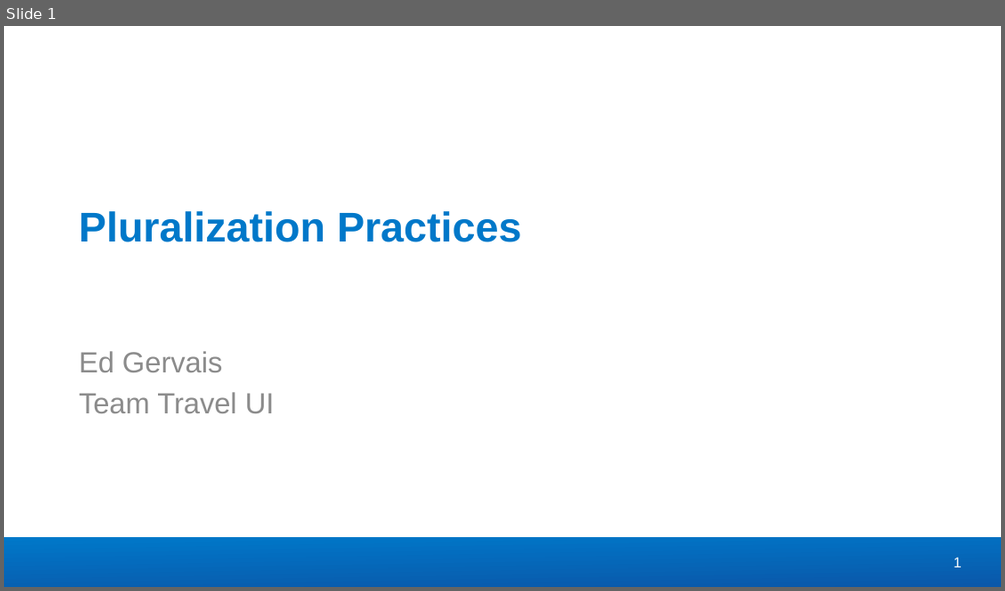
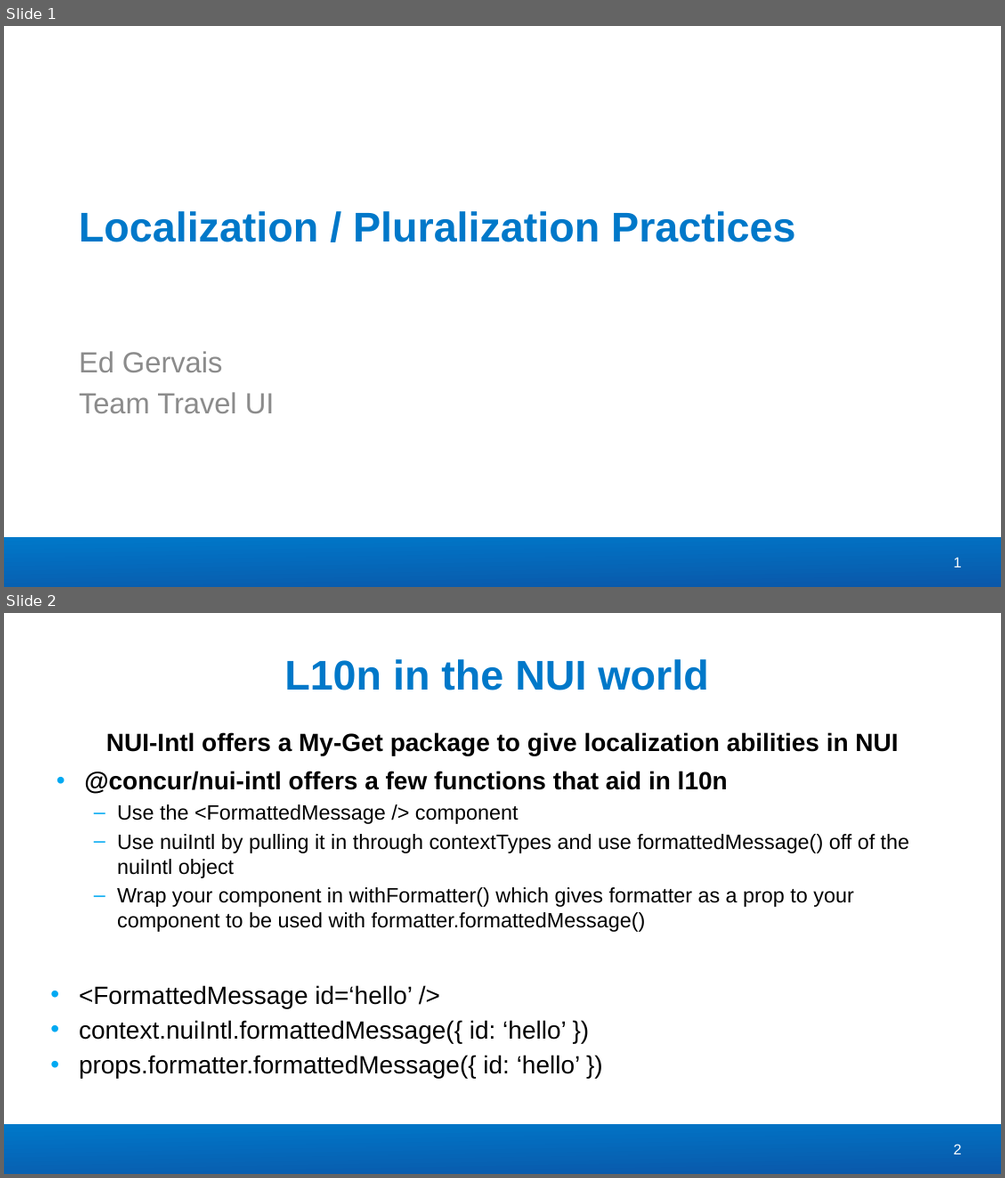
Before and after one commit to concur/react-concur, a slide deck: pluralization-localization/pluralization-practices.pptx. Shown one above the other, each under a label of ours: slide 1 before the commit, slides 1 and 2 after it. The pictures are 1005x591 and 1005x1178 pixels, drawn with LibreOffice and Linux fonts; fonts in the diff are those of the drawing; background and template pictures are left out. Boxes give left, top, right and bottom in pixels: in the first picture for what was removed or moved away, otherwise in the second. Text is boxed around its words. In the diff, an @@ line names an element or a change of style, - is before the commit and + after.

Commit message:
added slides for localization

```diff
--- a/pluralization-localization/pluralization-practices.pptx
+++ b/pluralization-localization/pluralization-practices.pptx
@@ slide 2 added at (x1=4, y1=613, x2=1001, y2=1174), background #FFFFFF; not listed: 2 template elements that a slide beside it also shows @@
@@ title added at (x1=284, y1=659, x2=708, y2=690), 40 pt, text #0078C9, bold @@
+L10n in the NUI world
@@ text added at (x1=106, y1=732, x2=898, y2=755), 24 pt, text #000000, bold @@
+NUI-Intl offers a My-Get package to give localization abilities in NUI
@@ text added at (x1=84, y1=771, x2=909, y2=932), 20 pt, text #000000 @@
+• @concur/nui-intl offers a few functions that aid in l10n
+  – Use the <FormattedMessage /> component
+  – Use nuiIntl by pulling it in through contextTypes and use formattedMessage() off of the nuiIntl object
+  – Wrap your component in withFormatter() which gives formatter as a prop to your component to be used with formatter.formattedMessage()
@@ text added at (x1=79, y1=985, x2=581, y2=1078), 24 pt, text #000000 @@
+• <FormattedMessage id=‘hello’ />
+• context.nuiIntl.formattedMessage({ id: ‘hello’ })
+• props.formatter.formattedMessage({ id: ‘hello’ })
@@ slide 1 changed as well @@
@@ title at (x1=79, y1=211, x2=795, y2=242): text changed @@
-Pluralization Practices
+Localization / Pluralization Practices
```
Also in this commit, not shown: 2 other slides changed, 1 other slide added.
